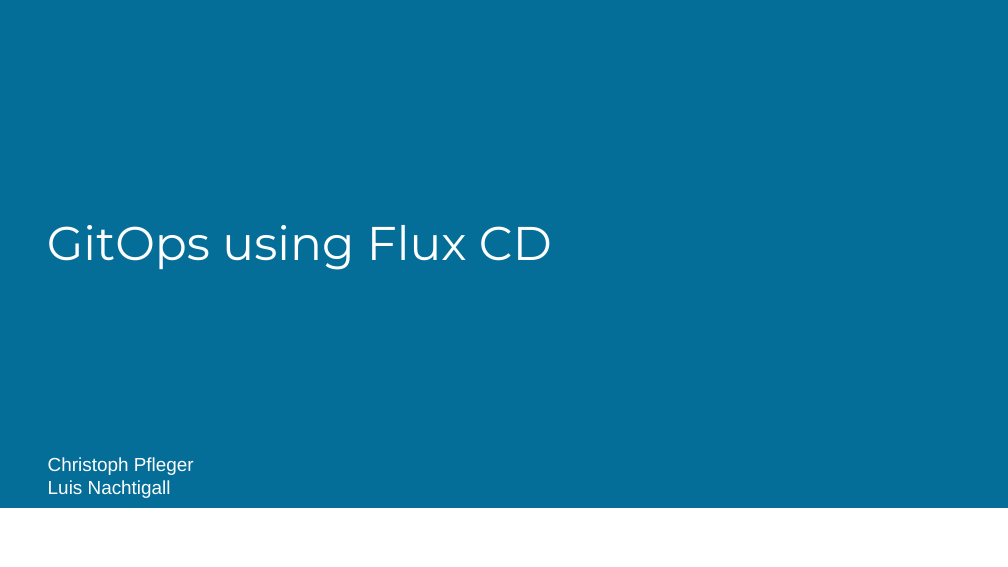
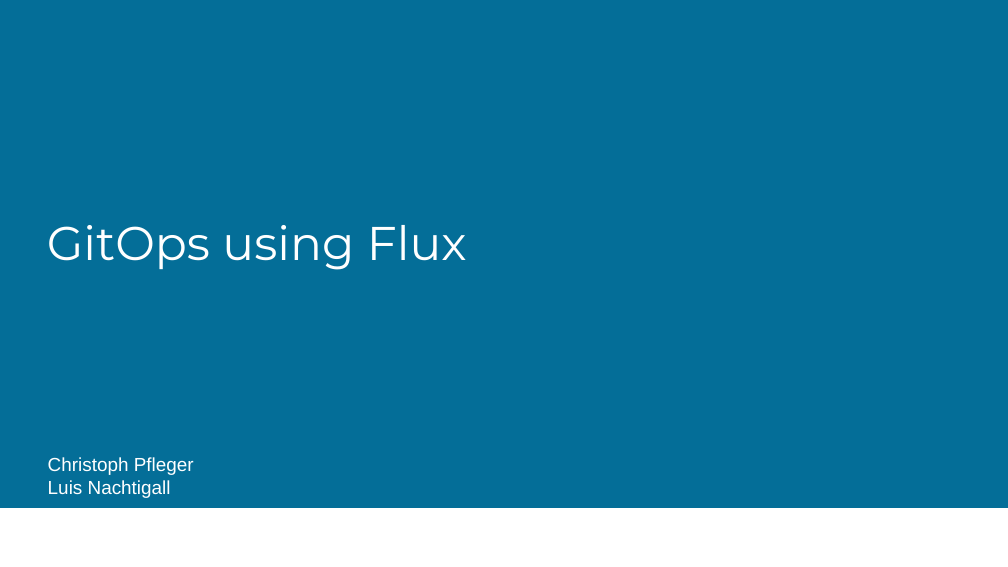
Before and after one commit to ellyhae/Flux-CI-CD, a slide deck: slide 1 of presentation.pptx. Drawn at 1008x567 pixels with LibreOffice and Linux fonts; fonts in the diff are those of the drawing; background and template pictures are left out. Boxes give left, top, right and bottom in pixels: in the first picture for what was removed or moved away, otherwise in the second. Text is boxed around its words. In the diff, an @@ line names an element or a change of style, - is before the commit and + after.

```diff
--- a/presentation.pptx
+++ b/presentation.pptx
@@ title at (47,225,467,270): text changed @@
-GitOps using Flux CD
+GitOps using Flux
```
Also in this commit, not shown: 1 other slide changed.
